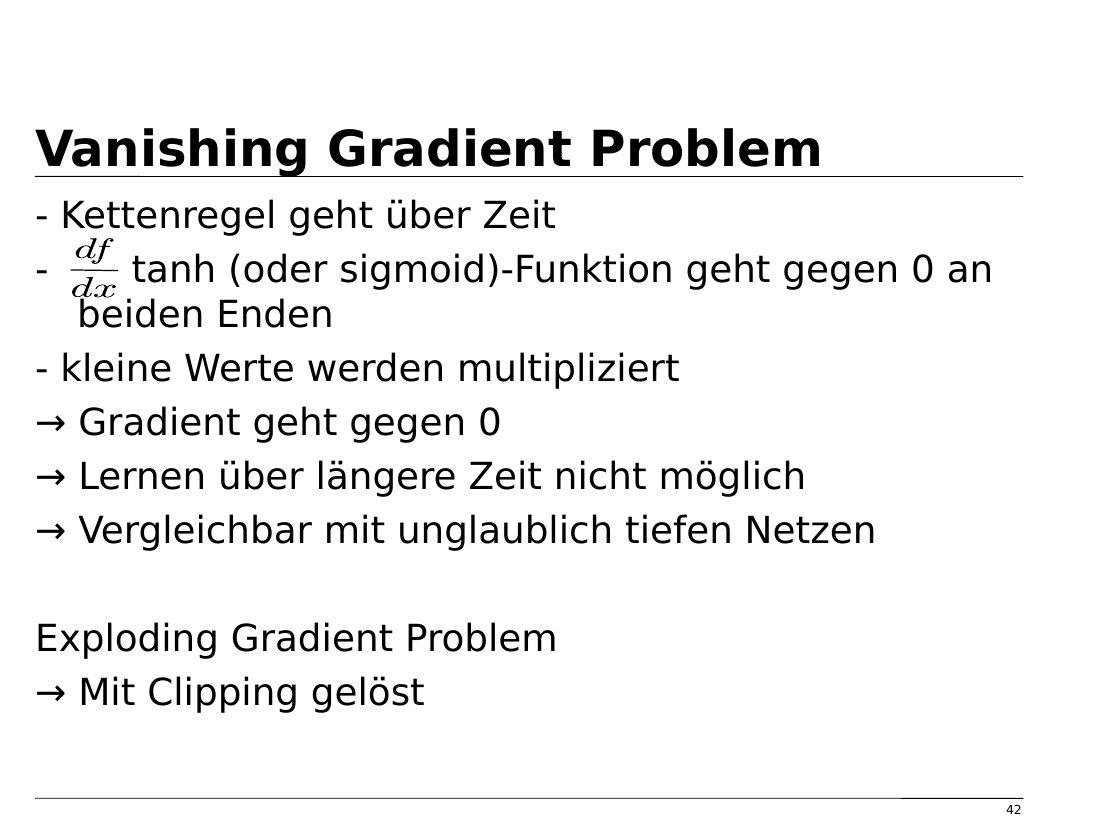
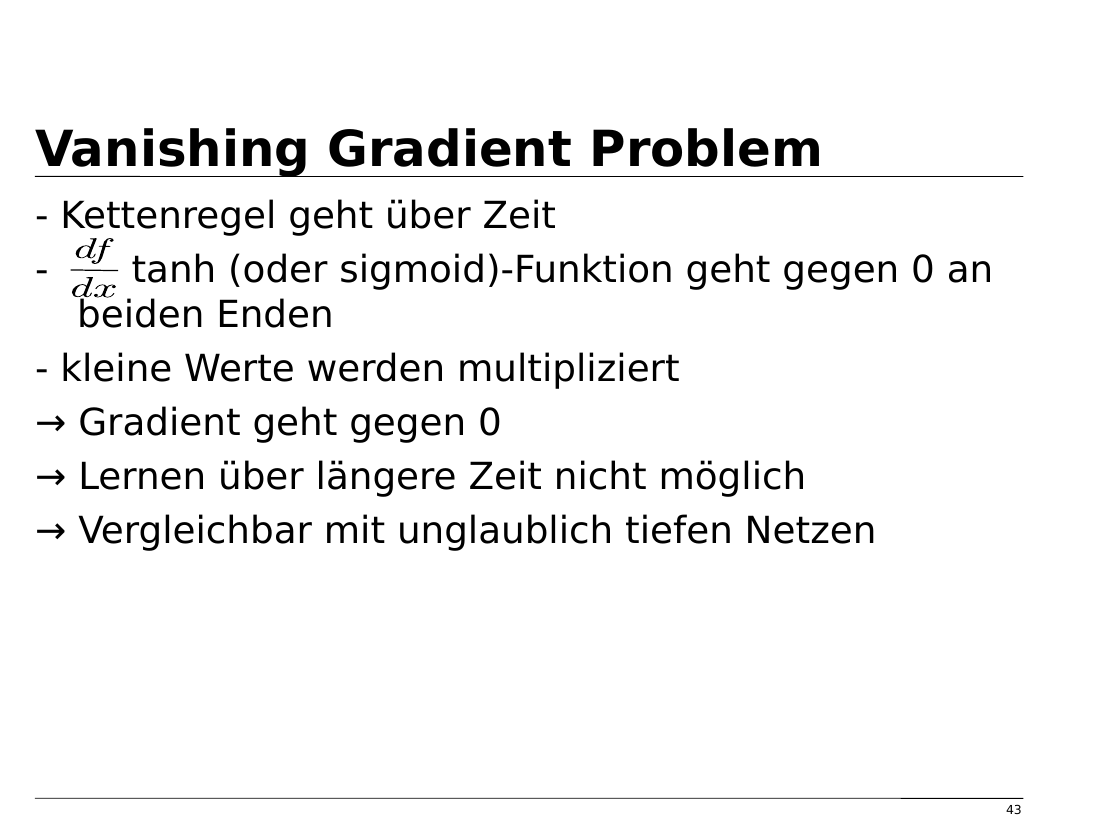
Before and after one commit to tfassbender/deep_learning_team_rnn, a slide deck: slide 43 of vorlesung/vorlesung_rnn_tobias_marvin.odp (slide 42 before the commit). Drawn at 1120x840 pixels with LibreOffice and Linux fonts; fonts in the diff are those of the drawing; background and template pictures are left out. Boxes give left, top, right and bottom in pixels: in the first picture for what was removed or moved away, otherwise in the second. Text is boxed around its words. In the diff, an @@ line names an element or a change of style, - is before the commit and + after.

```diff
--- a/vorlesung/vorlesung_rnn_tobias_marvin.odp
+++ b/vorlesung/vorlesung_rnn_tobias_marvin.odp
@@ text at box(35, 622, 558, 713): paragraphs removed @@
-Exploding Gradient Problem
-→ Mit Clipping gelöst
@@ page number at box(1006, 804, 1022, 814): text changed @@
-42
+43
```
Also in this commit, not shown: 6 other slides changed, 6 slides added, 1 slide removed, 3 other files.
